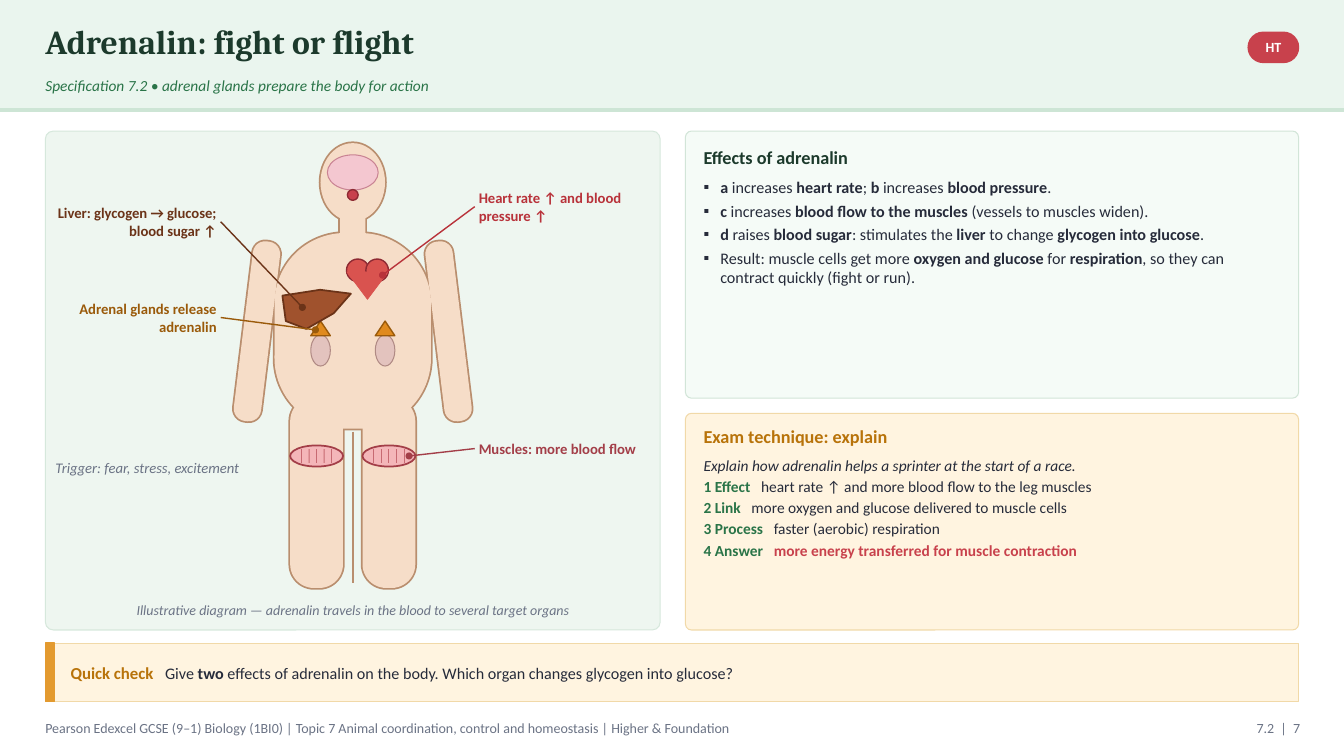
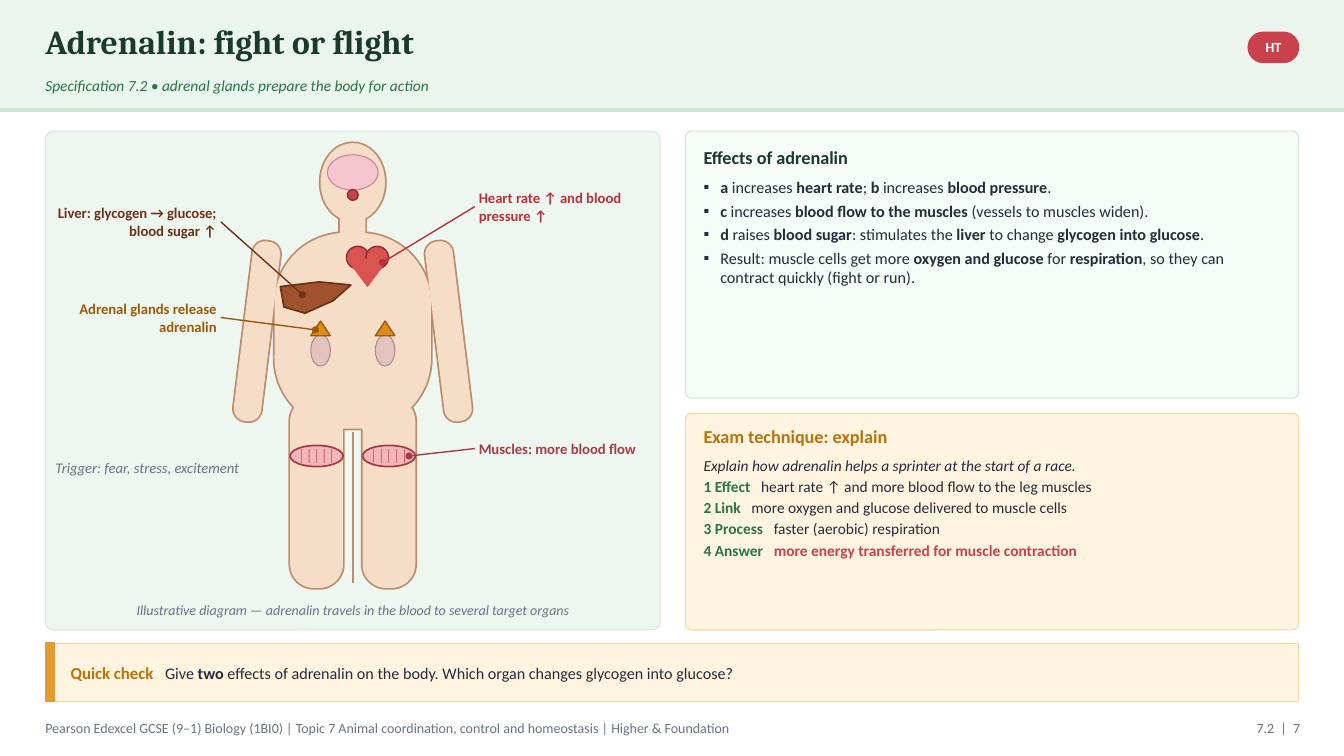
Before and after one commit to pstephenphilip-ship-it/Piri-MBBS, a slide deck: slide 7 of gcse-slides/edexcel-biology/EDX_1BI0_T7_CoordinationHomeostasis.pptx. Drawn at 1344x756 pixels with LibreOffice and Linux fonts; fonts in the diff are those of the drawing. Boxes give left, top, right and bottom in pixels: in the first picture for what was removed or moved away, otherwise in the second. Text is boxed around its words. In the diff, an @@ line names an element or a change of style, - is before the commit and + after.

```diff
--- a/gcse-slides/edexcel-biology/EDX_1BI0_T7_CoordinationHomeostasis.pptx
+++ b/gcse-slides/edexcel-biology/EDX_1BI0_T7_CoordinationHomeostasis.pptx
@@ line moved from (475, 207) - (383, 275) to (475, 207) - (383, 262) @@
@@ line moved from (221, 222) - (302, 308) to (221, 222) - (302, 294) @@
@@ 4 ellipses, 1 triangle: place and size @@
-4 ellipses, 1 triangle at [299,259,388,311]
+4 ellipses, 1 triangle at [299,246,388,297]
@@ freeform shape: place and size @@
-freeform shape at [282,290,351,330]
+freeform shape at [280,282,351,314]
```
Also in this commit, not shown: 18 other slides changed, 1 other file.
